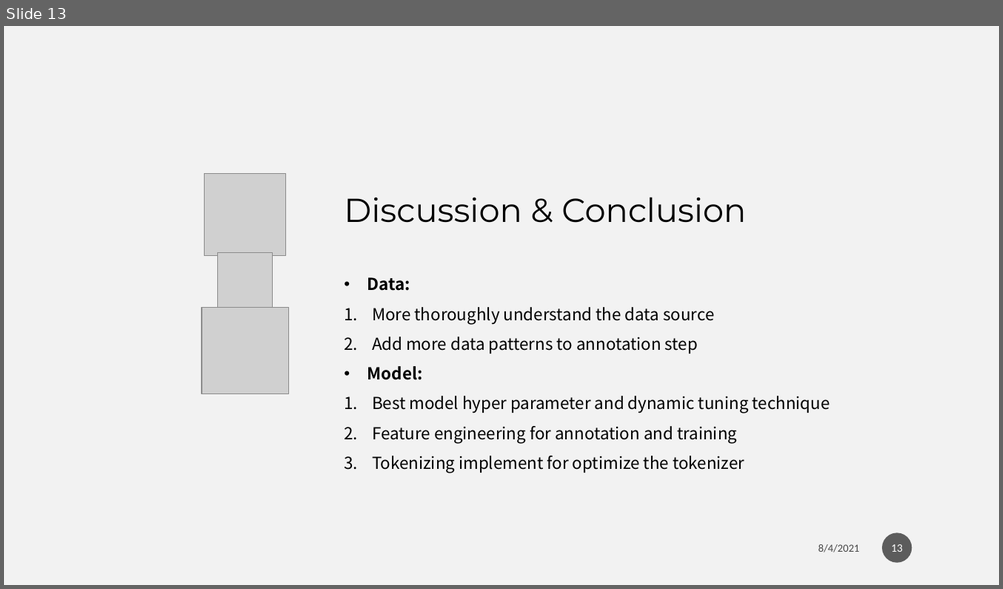
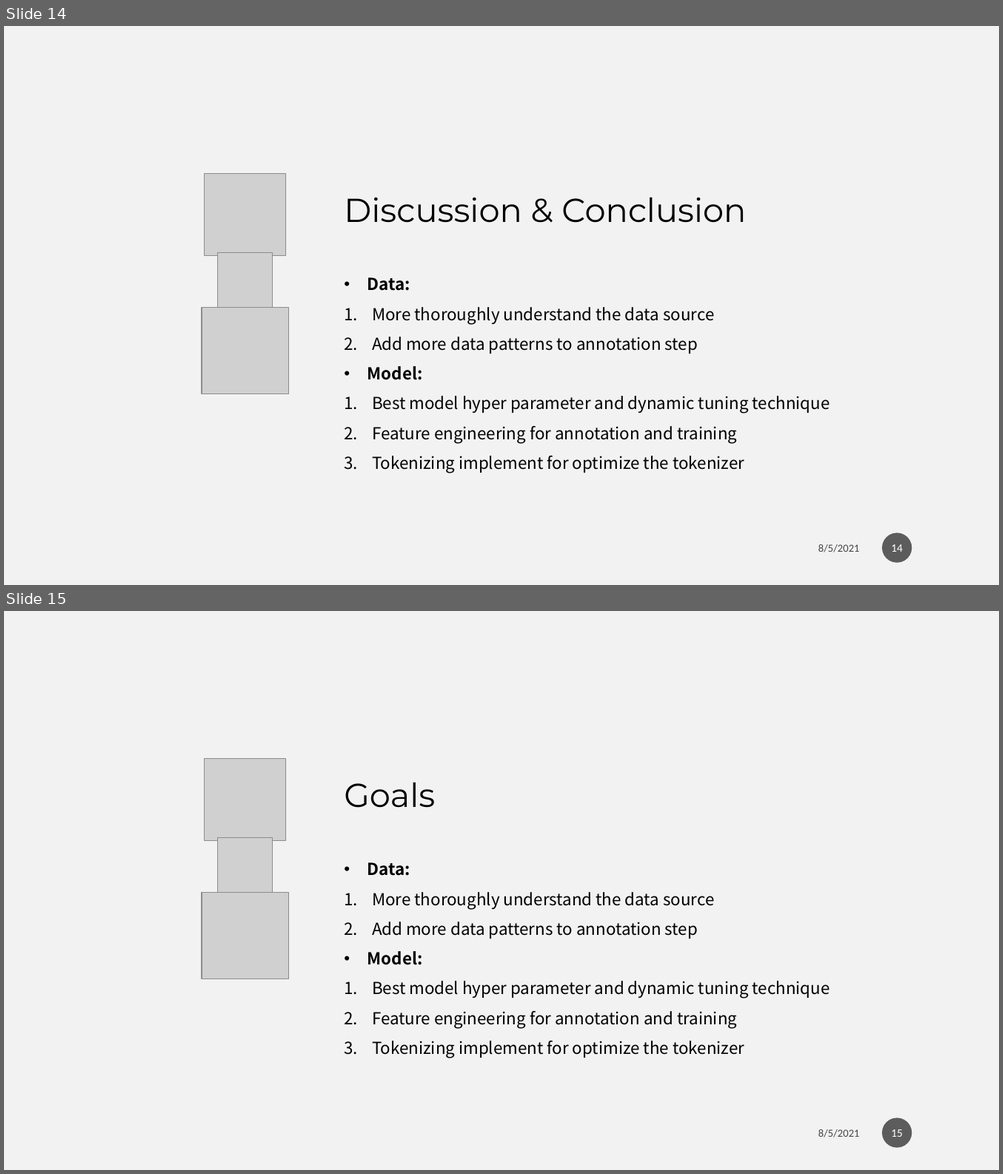
Before and after one commit to Weber12321/AD-classifier-side-project, a slide deck: AD_classifier.pptx. Shown one above the other, each under a label of ours: slide 13 before the commit, slides 14 and 15 after it. The pictures are 1003x589 and 1003x1174 pixels, drawn with LibreOffice and Linux fonts; fonts in the diff are those of the drawing; grey boxes stand for pictures; background and template pictures are left out. Boxes give left, top, right and bottom in pixels: in the first picture for what was removed or moved away, otherwise in the second. Text is boxed around its words. In the diff, an @@ line names an element or a change of style, - is before the commit and + after.

```diff
--- a/AD_classifier.pptx
+++ b/AD_classifier.pptx
@@ slide 15 added at (x1=4, y1=611, x2=999, y2=1170), background #F2F2F2 @@
@@ picture added at (x1=204, y1=759, x2=286, y2=841) @@
@@ text added at (x1=344, y1=782, x2=435, y2=808), 32 pt, text #000000 @@
+Goals
@@ picture added at (x1=217, y1=838, x2=272, y2=892) @@
@@ text added at (x1=367, y1=863, x2=830, y2=1059), 16 pt, text #000000 @@
+• Data:
+1. More thoroughly understand the data source
+2. Add more data patterns to annotation step
+• Model:
+1. Best model hyper parameter and dynamic tuning technique
+2. Feature engineering for annotation and training
+3. Tokenizing implement for optimize the tokenizer
@@ picture added at (x1=202, y1=892, x2=288, y2=979) @@
@@ page number added at (x1=882, y1=1119, x2=912, y2=1148), fill #1D1D1D at 70% opacity, 11 pt, text #FFFFFF @@
+15
@@ text added at (x1=818, y1=1130, x2=859, y2=1138), 10.5 pt, text #000000 at 70% opacity @@
+8/5/2021
@@ what was slide 13 is now slide 14 @@
@@ slide 14 changed as well @@
@@ text at (x1=818, y1=545, x2=859, y2=553): text changed @@
-8/4/2021
+8/5/2021
@@ page number at (x1=891, y1=545, x2=902, y2=552): text changed @@
-13
+14
```
Also in this commit, not shown: 15 other slides changed, 1 other slide added, 2 other files.
